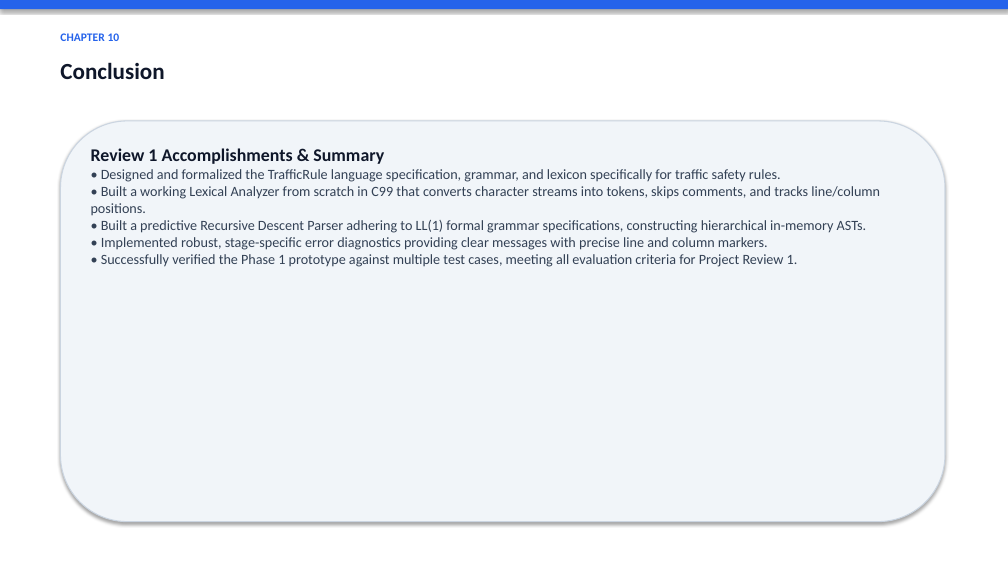
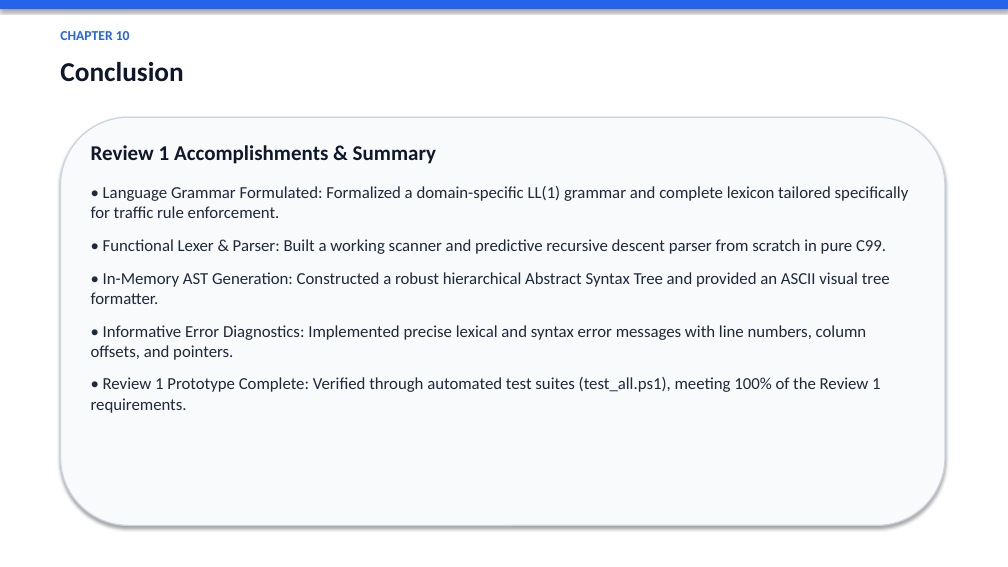
Before and after one commit to 71percentbanana/MQL, a slide deck: slide 12 of TrafficRule_Presentation.pptx (slide 11 before the commit). Drawn at 1008x567 pixels with LibreOffice and Linux fonts; fonts in the diff are those of the drawing. Boxes give left, top, right and bottom in pixels: in the first picture for what was removed or moved away, otherwise in the second. Text is boxed around its words. In the diff, an @@ line names an element or a change of style, - is before the commit and + after.

Commit message:
Update presentation with larger text, complete architecture flowchart, and 9-module final design

```diff
--- a/TrafficRule_Presentation.pptx
+++ b/TrafficRule_Presentation.pptx
@@ text "CHAPTER 10" at bbox=[60, 31, 130, 40]: size 11 to 13 pt @@
@@ text "Conclusion" at bbox=[60, 62, 183, 82]: size 22 to 26 pt @@
@@ rounded rectangle: place and size @@
-rounded rectangle at bbox=[60, 121, 945, 522]
+rounded rectangle at bbox=[60, 117, 945, 526]
@@ rounded rectangle at bbox=[60, 117, 945, 526]: fill #F1F5F9 to #F8FAFC; outline #CBD5E1 1 pt to #CBD5E1 1.2 pt @@
@@ text at bbox=[91, 145, 436, 164]: size 17 to 20 pt in "Review 1 Accomplishments & Summary"; more space between paragraphs @@
@@ text at bbox=[91, 186, 909, 413]: text changed; size 13.5 to 16 pt; text colour #334155 to #1E293B @@
-• Designed and formalized the TrafficRule language specification, grammar, and lexicon specifically for traffic safety rules.
-• Built a working Lexical Analyzer from scratch in C99 that converts character streams into tokens, skips comments, and tracks line/column positions.
-• Built a predictive Recursive Descent Parser adhering to LL(1) formal grammar specifications, constructing hierarchical in-memory ASTs.
-• Implemented robust, stage-specific error diagnostics providing clear messages with precise line and column markers.
-• Successfully verified the Phase 1 prototype against multiple test cases, meeting all evaluation criteria for Project Review 1.
+• Language Grammar Formulated: Formalized a domain-specific LL(1) grammar and complete lexicon tailored specifically for traffic rule enforcement.
+• Functional Lexer & Parser: Built a working scanner and predictive recursive descent parser from scratch in pure C99.
+• In-Memory AST Generation: Constructed a robust hierarchical Abstract Syntax Tree and provided an ASCII visual tree formatter.
+• Informative Error Diagnostics: Implemented precise lexical and syntax error messages with line numbers, column offsets, and pointers.
+• Review 1 Prototype Complete: Verified through automated test suites (test_all.ps1), meeting 100% of the Review 1 requirements.
```
Also in this commit, not shown: 11 other slides changed, 2 slides added, 2 slides removed, 1 other file.
